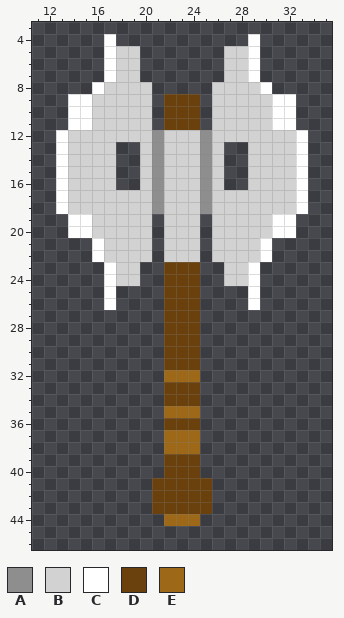
One commit to this pixel-art sprite: android/assetsraw/Sprites/Oryx/Custom/items/heavy_weapon.png. The first picture shows the starting point.
The file is 48x48 pixels. Shown: x 11..35, y 3..46.
Palette (. is transparent): A #8e8e8e  B #d2d2d2  C #ffffff  D #6a400c  E #9d6817
Pixels before, first column x 13:
 4 ....C...........C....
 5 ....CBB.......BBC....
 6 ....CBB.......BBC....
 7 ....CBB.......BBC....
 8 ...CBBBB.....BBBBC...
 9 .CCBBBBB.DDD.BBBBBCC.
10 .CCBBBBB.DDD.BBBBBCC.
11 .CCBBBBB.DDD.BBBBBCC.
12 CBBBBBBBABBBABBBBBBBC
13 CBBBB..BABBBAB..BBBBC
14 CBBBB..BABBBAB..BBBBC
15 CBBBB..BABBBAB..BBBBC
16 CBBBB..BABBBAB..BBBBC
17 CBBBBBBBABBBABBBBBBBC
18 CBBBBBBBABBBABBBBBBBC
19 .CCBBBBB.BBB.BBBBBCC.
20 .CCBBBBB.BBB.BBBBBCC.
21 ...CBBBB.BBB.BBBBC...
22 ...CBBBB.BBB.BBBBC...
23 ....CBB..DDD..BBC....
24 ....CBB..DDD..BBC....
25 ....C....DDD....C....
26 ....C....DDD....C....
27 .........DDD.........
28 .........DDD.........
29 .........DDD.........
30 .........DDD.........
31 .........DDD.........
32 .........EEE.........
33 .........DDD.........
34 .........DDD.........
35 .........EEE.........
36 .........DDD.........
37 .........EEE.........
38 .........EEE.........
39 .........DDD.........
40 .........DDD.........
41 ........DDDDD........
42 ........DDDDD........
43 ........DDDDD........
44 .........EEE.........
Once edited:
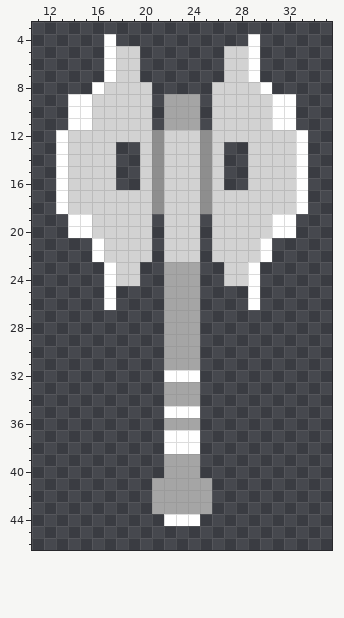
From old to new:
colour D: #6a400c -> #a5a5a5
y 32: x 22..24 EEE -> CCC
y 35: x 22..24 EEE -> CCC
y 37..38: x 22..24 EEE -> CCC
y 44: x 22..24 EEE -> CCC
